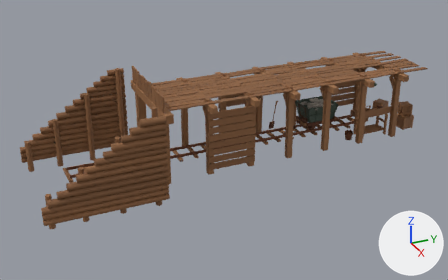
A saved change to the glTF model public/models/mine.glb.
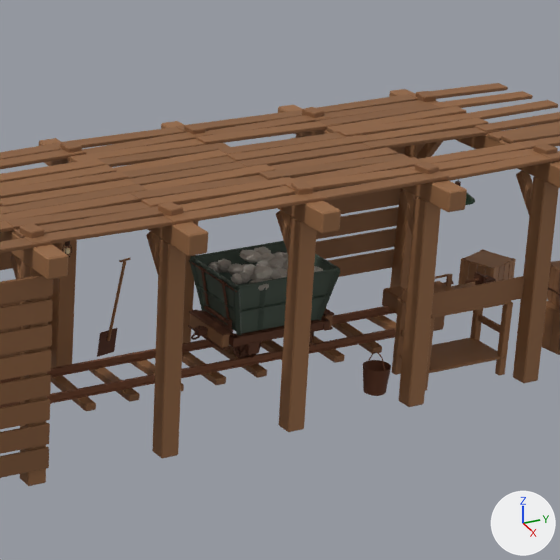
Each version appears first whole from a camera (50 mm lens) standing at (18.28, -5.39, 9.63) and looking at (0.15, 2.77, 0.57), and next in a close-up on the part from 54% to 90% of the width and 10% to 67% of the height. Arrows for +X, +Y and +Z are at lower right; the lights stay in place. The first two pictures are the older version. Objects named as collision shapes, trigger or cutter boxes, shadow casters or lower levels of detail are left out. Vertices at exactly the same position are counted once.

Before the edit, the objects in view are built like this:
```python
me_db_paint = bpy.data.meshes.new('DB_paint')
me_db_paint.from_pydata(...)  # 1892 vertices, 3334 faces; spans x -1.033..-0.007, y 6.278..7.622, z 0.47..1.098
me_db_paint.materials.append(mat_mine_paint)
me_db_rust = bpy.data.meshes.new('DB_rust')
me_db_rust.from_pydata(...)  # 1721 vertices, 2674 faces; spans x -1.25..1.24, y -2.6..9.68, z 0.0..2.67
me_db_rust.materials.append(mat_mine_rust)
me_db_stone = bpy.data.meshes.new('DB_stone')
me_db_stone.from_pydata(...)  # 1020 vertices, 1904 faces; spans x -0.971..-0.027, y 6.433..7.527, z 0.866..1.179
me_db_stone.materials.append(mat_mine_stone)
me_db_wood = bpy.data.meshes.new('DB_wood')
me_db_wood.from_pydata(...)  # 5794 vertices, 10368 faces; spans x -2.33..2.34, y -3.85..10.64, z -0.3..3.13
me_db_wood.materials.append(mat_mine_wood)
ob_mine_paint = bpy.data.objects.new('mine_paint', me_db_paint)
ob_mine_paint.location = (0.0, 0.0, 0.0)
ob_mine_rust = bpy.data.objects.new('mine_rust', me_db_rust)
ob_mine_rust.location = (0.0, 0.0, 0.0)
ob_mine_stone = bpy.data.objects.new('mine_stone', me_db_stone)
ob_mine_stone.location = (0.0, 0.0, 0.0)
ob_mine_wood = bpy.data.objects.new('mine_wood', me_db_wood)
ob_mine_wood.location = (0.0, 0.0, 0.0)
```
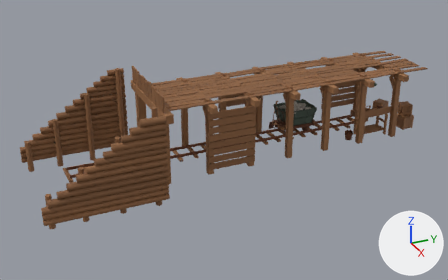
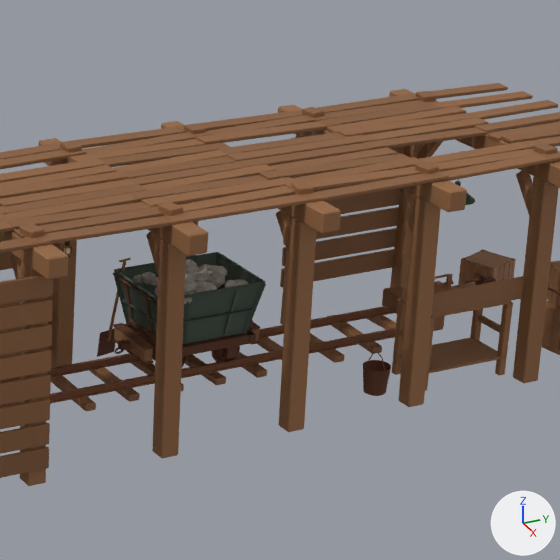
Where the change shows, as pixel boxes (x1, y1, x2, y2) in the close-ups (560 x 560 px; the box of a moved part takes in the faces that stretch with it):
'mine_paint', moved
    before: (189, 241, 341, 335)
    after: (113, 252, 266, 344)
'mine_stone', moved
    before: (208, 247, 323, 291)
    after: (133, 259, 249, 304)
part 2 of me_db_rust, moved or reshaped (not visible before)
    after: (214, 336, 240, 363)
part 3 of me_db_rust, moved or reshaped (not visible before)
    after: (211, 335, 232, 362)
part 4 of me_db_rust, moved or reshaped (mostly hidden before)
    before: (309, 333, 312, 343)
    after: (224, 347, 238, 359)
part 5 of me_db_rust, moved or reshaped
    before: (188, 261, 334, 359)
    after: (112, 273, 260, 367)
part 7 of me_db_wood, moved or reshaped
    before: (323, 315, 333, 328)
    after: (248, 329, 259, 341)
part 8 of me_db_wood, moved or reshaped
    before: (190, 314, 230, 348)
    after: (114, 327, 153, 362)

Diff of the bpy script that builds the scene:
```diff
--- a/public/models/mine.glb.py
+++ b/public/models/mine.glb.py
@@ me_db_paint @@
 # used by ob_mine_paint; location = (0.0, 0.0, 0.0)
-me_db_paint.from_pydata(...)  # 1892 vertices, 3334 faces; spans x -1.033..-0.007, y 6.278..7.622, z 0.47..1.098
+me_db_paint.from_pydata(...)  # 1892 vertices, 3334 faces; spans x -1.033..-0.007, y 5.328..6.672, z 0.47..1.098
+# me_db_paint part 1: the whole mesh is moved by (0.0, -0.95, 0.0)
 me_db_paint.materials.append(mat_mine_paint)
@@ me_db_rust @@
 me_db_rust.from_pydata(...)  # 1721 vertices, 2674 faces; spans x -1.25..1.24, y -2.6..9.68, z 0.0..2.67
 # used by ob_mine_rust; location = (0.0, 0.0, 0.0)
+# me_db_rust part 2: the loose piece of 40 vertices spanning x -0.25..-0.19, y 7.14..7.44, z 0.13..0.43 is moved by (0.0, -0.95, 0.0)
+# me_db_rust part 3: the loose piece of 40 vertices spanning x -0.26..-0.24, y 7.12..7.46, z 0.11..0.45 is moved by (0.0, -0.95, 0.0)
+# me_db_rust part 4: the loose piece of 8 vertices spanning x -0.17..-0.1, y 7.22..7.36, z 0.23..0.35 is moved by (0.0, -0.95, 0.0)
+# me_db_rust part 5: 812 of the vertices in x -1.02..-0.02, y 6.06..7.84, z 0.11..1.06 are moved by (0.0, -0.95, 0.0)
 me_db_rust.materials.append(mat_mine_rust)
@@ me_db_stone @@
 # used by ob_mine_stone; location = (0.0, 0.0, 0.0)
-me_db_stone.from_pydata(...)  # 1020 vertices, 1904 faces; spans x -0.971..-0.027, y 6.433..7.527, z 0.866..1.179
+me_db_stone.from_pydata(...)  # 1020 vertices, 1904 faces; spans x -0.971..-0.027, y 5.483..6.577, z 0.866..1.179
+# me_db_stone part 6: the whole mesh is moved by (0.0, -0.95, 0.0)
 me_db_stone.materials.append(mat_mine_stone)
@@ me_db_wood @@
 me_db_wood.from_pydata(...)  # 5794 vertices, 10368 faces; spans x -2.33..2.34, y -3.85..10.64, z -0.3..3.13
 # used by ob_mine_wood; location = (0.0, 0.0, 0.0)
+# me_db_wood part 7: the loose piece of 24 vertices spanning x -0.87..-0.17, y 7.56..7.66, z 0.33..0.49 is moved by (0.0, -0.95, 0.0)
+# me_db_wood part 8: the loose piece of 24 vertices spanning x -0.87..-0.17, y 6.24..6.34, z 0.33..0.49 is moved by (0.0, -0.95, 0.0)
 me_db_wood.materials.append(mat_mine_wood)
```
